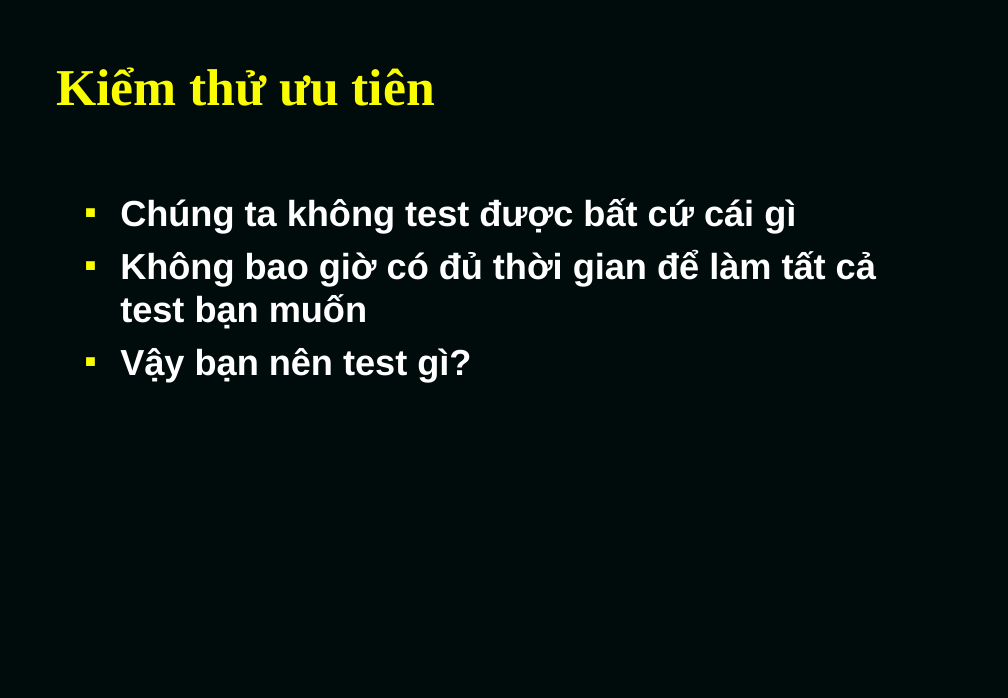
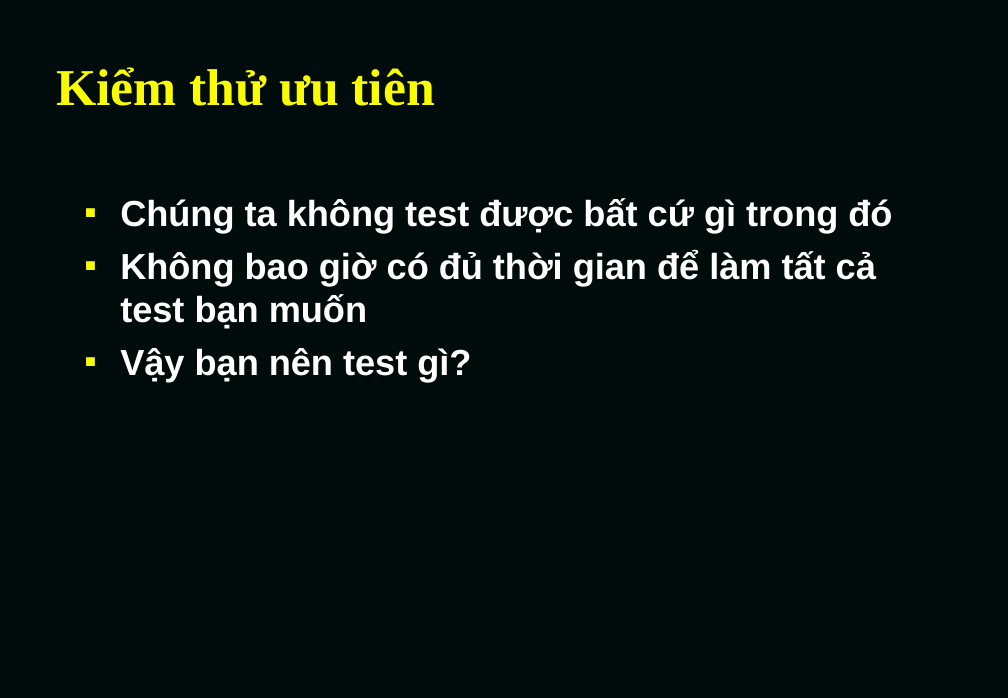
Before and after one commit to TesterRepo/kiemthu_Group1, a slide deck: slide 64 of ISTQBCH1-nhóm 1.ppt. Drawn at 1008x698 pixels with LibreOffice and Linux fonts; fonts in the diff are those of the drawing. Boxes give left, top, right and bottom in pixels: in the first picture for what was removed or moved away, otherwise in the second. Text is boxed around its words. In the diff, an @@ line names an element or a change of style, - is before the commit and + after.

```diff
--- a/ISTQBCH1-nhóm 1.ppt
+++ b/ISTQBCH1-nhóm 1.ppt
@@ text at [120,198,892,233]: text changed @@
-■ Chúng ta không test được bất cứ cái gì
+■ Chúng ta không test được bất cứ gì trong đó
```
Also in this commit, not shown: 24 other slides changed.
